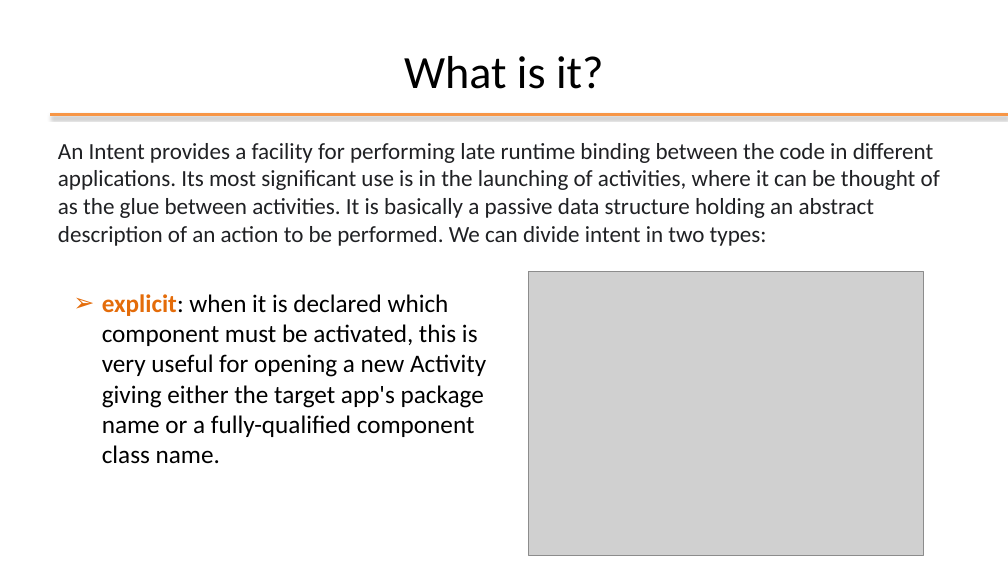
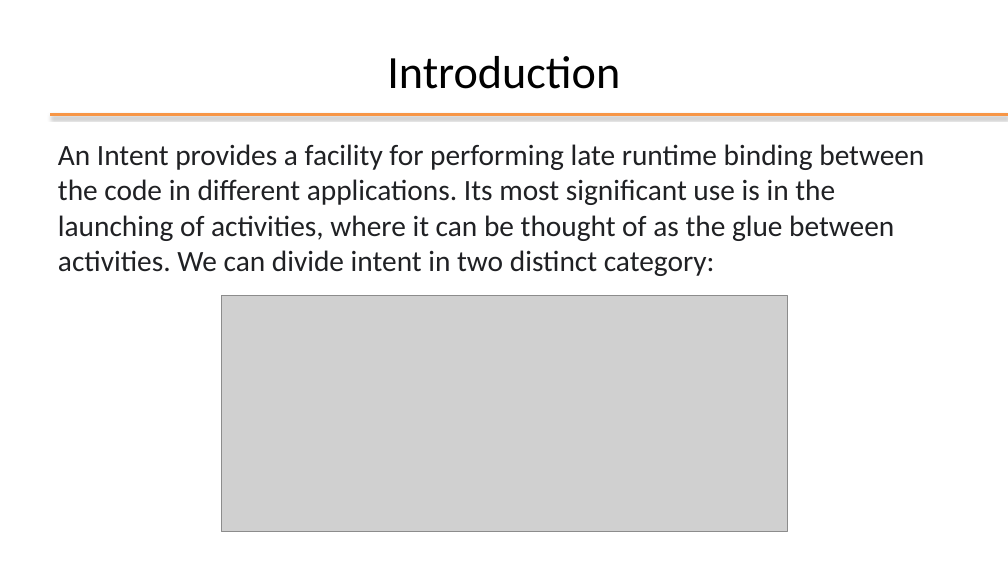
Before and after one commit to StePoli-00/Getting-started-with-Android, a slide deck: slide 21 of 03-Key elements of application.pptx. Drawn at 1008x567 pixels with LibreOffice and Linux fonts; fonts in the diff are those of the drawing; grey boxes stand for pictures; background and template pictures are left out. Boxes give left, top, right and bottom in pixels: in the first picture for what was removed or moved away, otherwise in the second. Text is boxed around its words. In the diff, an @@ line names an element or a change of style, - is before the commit and + after.

Commit message:
Update 03-Key elements of application.pptx
Third module complete

```diff
--- a/03-Key elements of application.pptx
+++ b/03-Key elements of application.pptx
@@ title at [387,56,620,89]: text changed @@
-What is it?
+Introduction
@@ text at [58,144,924,276]: text changed; size 22 to 28 pt @@
-An Intent provides a facility for performing late runtime binding between the code in different applications. Its most significant use is in the launching of activities, where it can be thought of as the glue between activities. It is basically a passive data structure holding an abstract description of an action to be performed. We can divide intent in two types:
+An Intent provides a facility for performing late runtime binding between the code in different applications. Its most significant use is in the launching of activities, where it can be thought of as the glue between activities. We can divide intent in two distinct category:
@@ text removed at [102,294,486,464] @@
-➢ explicit: when it is declared which component must be activated, this is very useful for opening a new Activity giving either the target app's package name or a fully-qualified component class name.
@@ picture added at [221,296,786,532] @@
@@ picture removed at [528,271,923,555] @@
```
Also in this commit, not shown: 4 other slides changed, 7 slides added, 2 slides removed.
